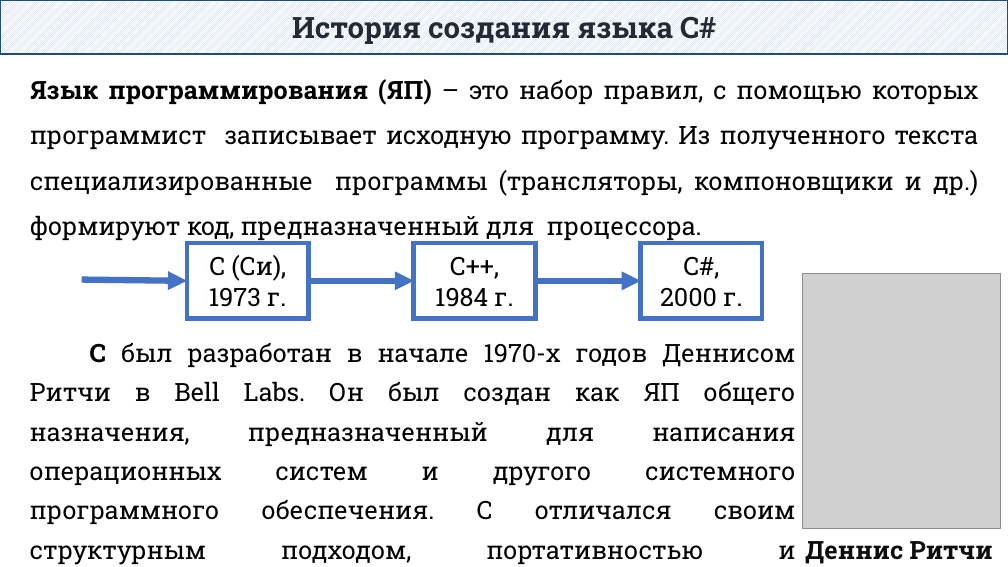
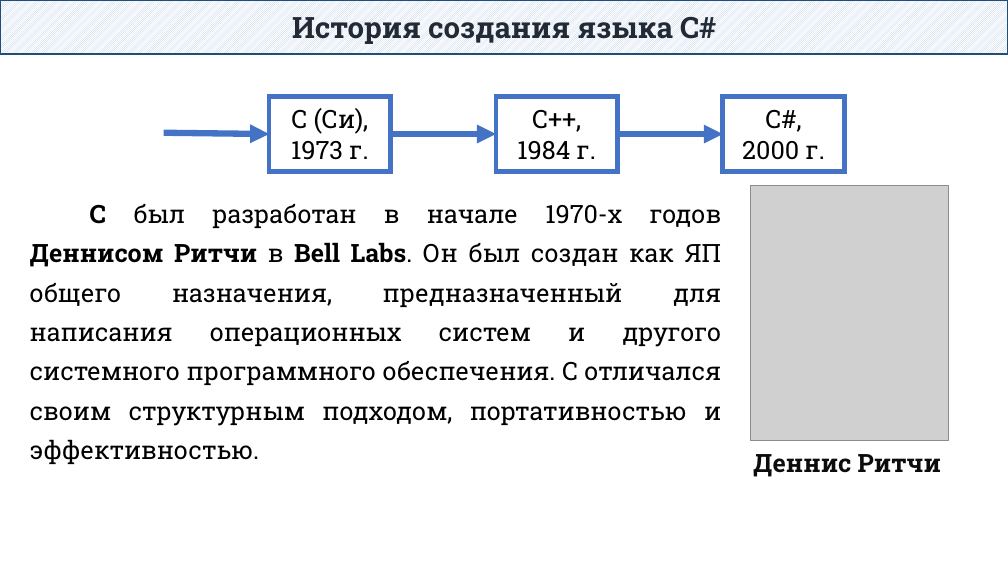
Before and after one commit to DaniilKlyukin/ITiP-1, a slide deck: slide 6 of Лекции/ИТиП лек 1.pptx. Drawn at 1008x567 pixels with LibreOffice and Linux fonts; fonts in the diff are those of the drawing; grey boxes stand for pictures. Boxes give left, top, right and bottom in pixels: in the first picture for what was removed or moved away, otherwise in the second. Text is boxed around its words. In the diff, an @@ line names an element or a change of style, - is before the commit and + after.

```diff
--- a/Лекции/ИТиП лек 1.pptx
+++ b/Лекции/ИТиП лек 1.pptx
@@ text removed at box(30, 79, 979, 241) @@
-Язык программирования (ЯП) – это набор правил, с помощью которых программист записывает исходную программу. Из полученного текста специализированные программы (трансляторы, компоновщики и др.) формируют код, предназначенный для процессора.
@@ rectangle "C#,": place and size @@
-rectangle "C#," at box(640, 243, 762, 319)
+rectangle "C#," at box(723, 96, 845, 172)
@@ 2 rectangles, 2 arrows: place and size @@
-2 rectangles, 2 arrows at box(82, 243, 535, 319)
+2 rectangles, 2 arrows at box(164, 96, 618, 172)
@@ arrow moved from (535, 281) - (640, 281) to (618, 134) - (723, 134) @@
@@ text "C был разработан в начале ...": place and size @@
-text "C был разработан в начале ..." at box(30, 343, 796, 559)
+text "C был разработан в начале ..." at box(30, 204, 722, 464)
@@ text "C был разработан в начале ..." at box(30, 204, 722, 464): bold on in "Деннисом Ритчи Bell Labs." @@
@@ picture: place and size @@
-picture at box(803, 274, 1001, 529)
+picture at box(751, 186, 949, 441)
@@ text "Деннис Ритчи": place and size @@
-text "Деннис Ритчи" at box(805, 541, 993, 564)
+text "Деннис Ритчи" at box(753, 454, 941, 477)
```
Also in this commit, not shown: 12 other slides changed, 13 slides added, 12 other files.
